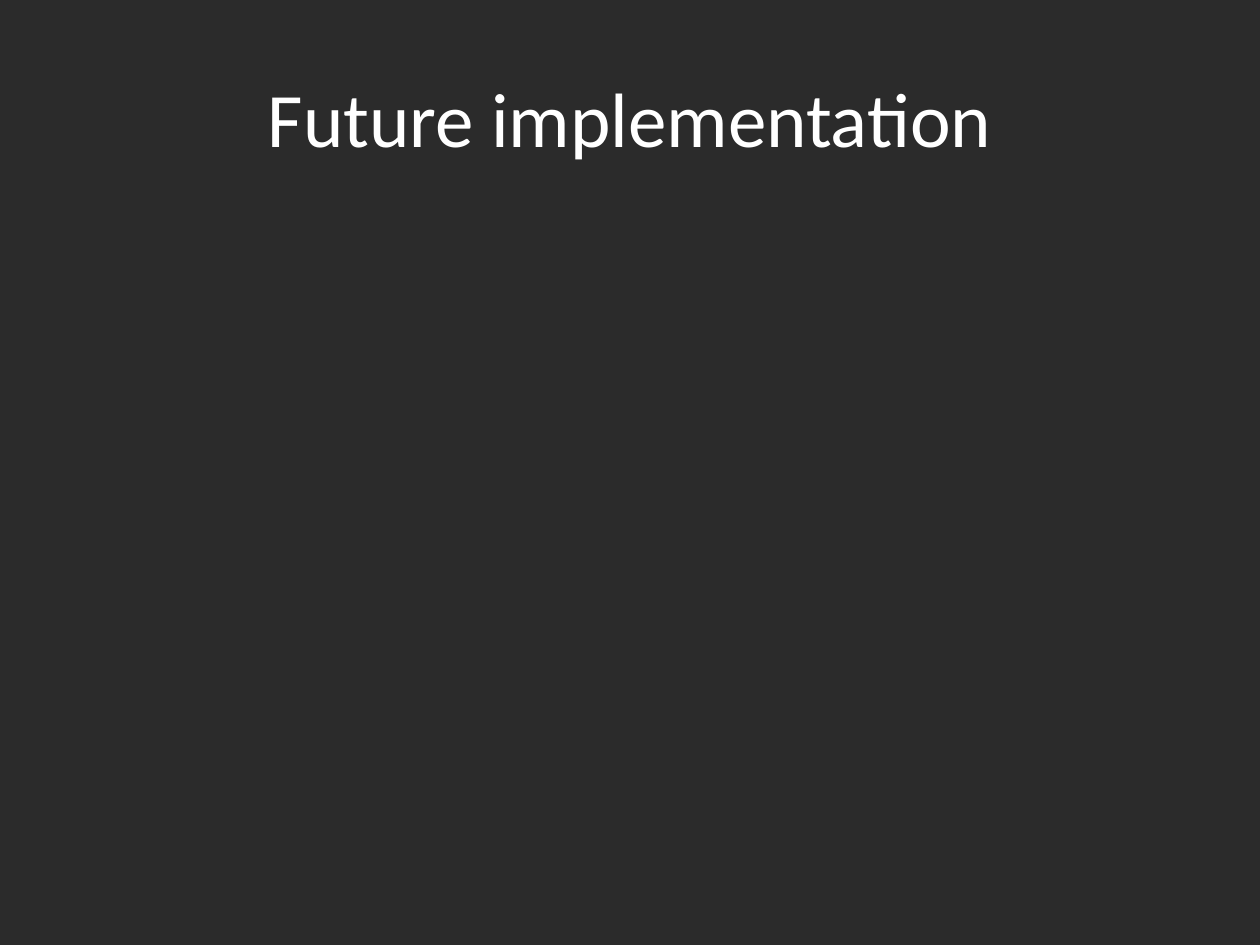
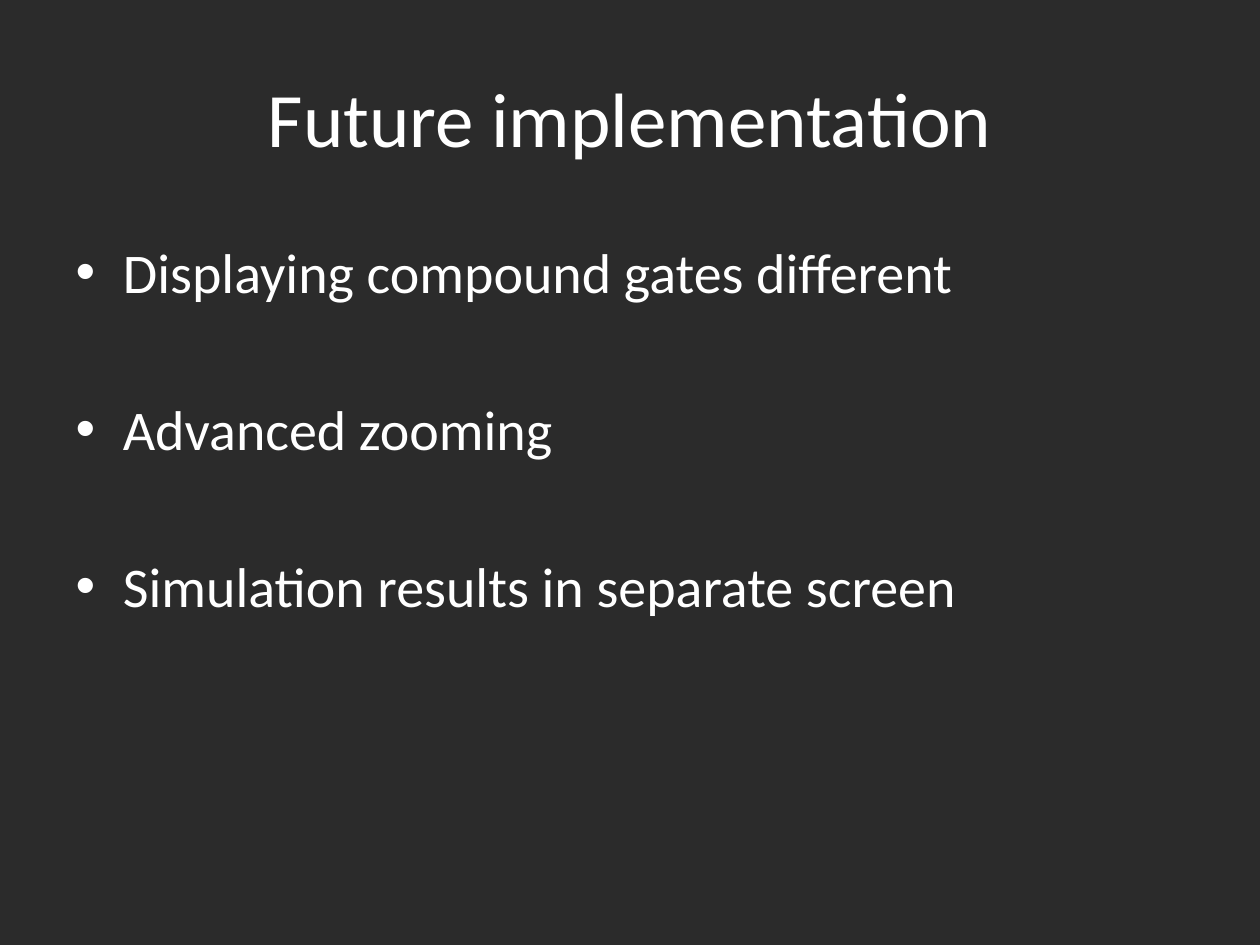
Before and after one commit to FelixAkk/synthbio, a slide deck: slide 6 of Presentation/Zelula.pptx. Drawn at 1260x945 pixels with LibreOffice and Linux fonts; fonts in the diff are those of the drawing; background and template pictures are left out; a plain dark background stands for a picture behind light text. Boxes give left, top, right and bottom in pixels: in the first picture for what was removed or moved away, otherwise in the second. Text is boxed around its words. In the diff, an @@ line names an element or a change of style, - is before the commit and + after.

Commit message:
final presentation. Text is outdated but you will notice tomorrow. See you guys at 11 Drebbelweg

```diff
--- a/Presentation/Zelula.pptx
+++ b/Presentation/Zelula.pptx
@@ text added at bbox=[123, 254, 955, 616], 32 pt, text #FFFFFF @@
+• Displaying compound gates different
+• Advanced zooming
+• Simulation results in separate screen
```
Also in this commit, not shown: 1 other slide changed.
